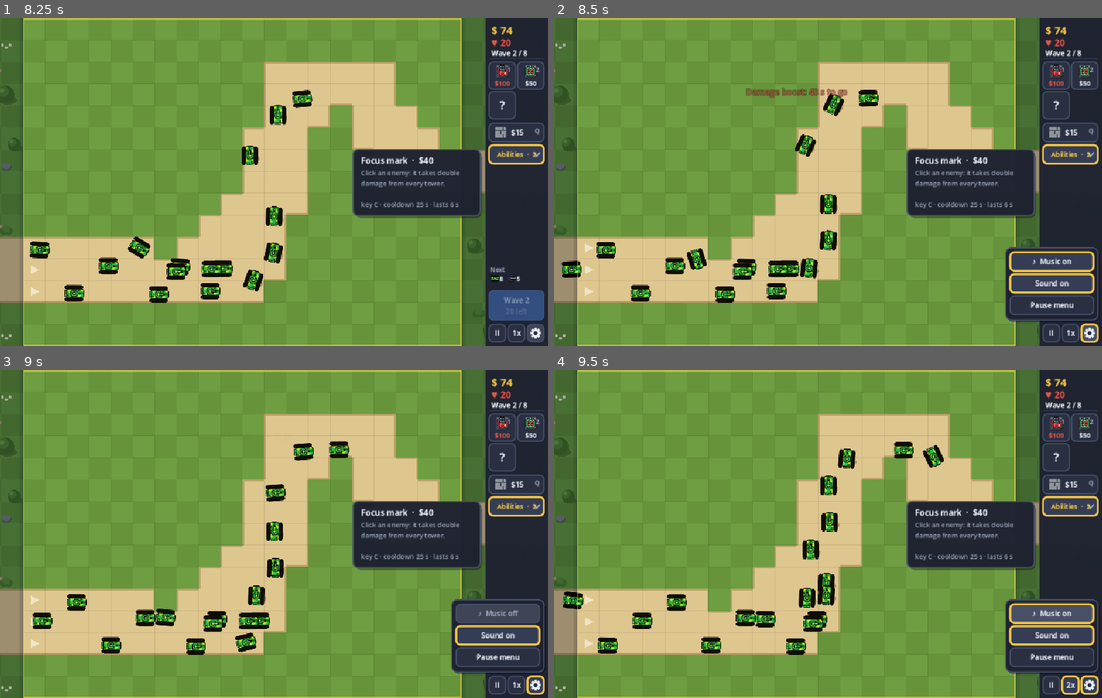
Above: before the commit, frames 1-4 (two rows, left to right).
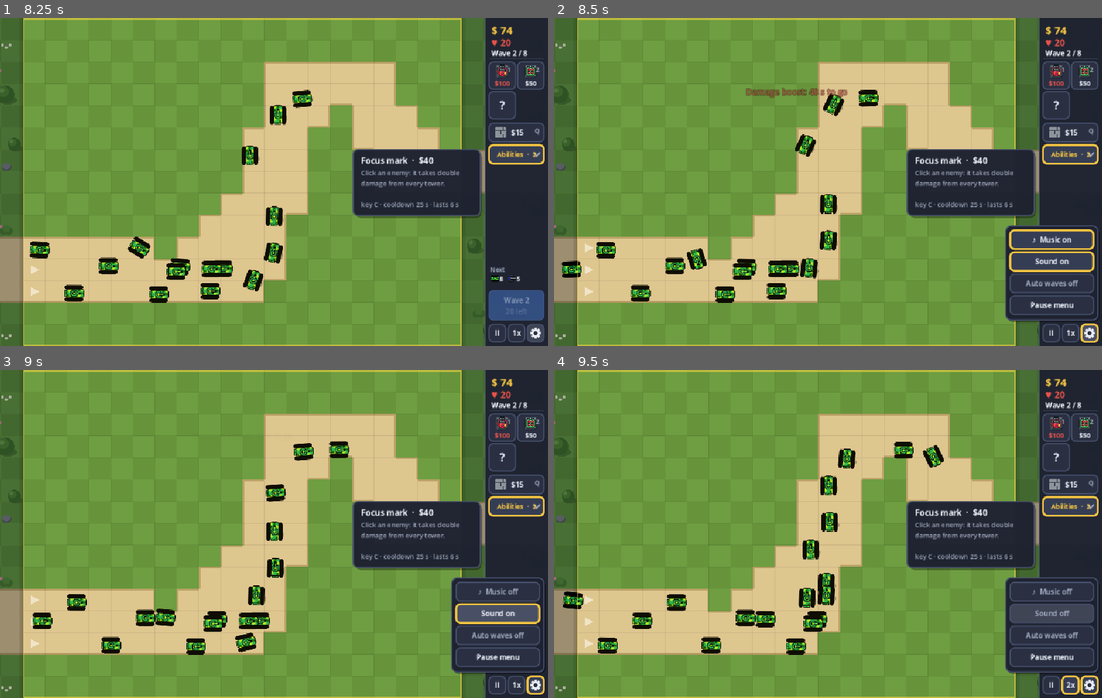
Above: after the commit, the same moments.

Repository: DonnyPlease/tower_defense
Game: Godot game, scene res://scenes/game.tscn
The game is run twice, just before and just after one commit, with the same random seed, the same clock (stepped at 60 frames per second) and the same inputs. This scene is started directly instead of the project's main scene.
Inputs (mouse positions are in pixels of both pictures, inside the frame that each line leads up to):
- Up to frame 1 (8.25 s): tap Enter at 0.5, 7.25 s; move the mouse to (339, 34) at 0.52 s; hold Right 0.53-1.28 s; tap F at 0.6, 1.55, 2.1, 3.05, 4.55, 6.05, 7.55 s; click (339, 34) at 0.67 s; tap Space at 0.77, 1.52, 3.02, 3.77, 4.52, 6.02, 6.77, 7.52, 8 s; tap E at 0.8, 1.35, 2.3, 3.6, 5.3, 6.8 s; move the mouse to (504, 77) at 1.27 s; hold S 1.28-2.03 s; click (504, 77) at 1.42 s; move the mouse to (531, 77) at 2.02 s; hold Right 2.03-2.78 s; click (531, 77) at 2.17 s; move the mouse to (504, 103) at 2.77 s; hold W 2.78-3.53 s; tap Q at 2.85 s; click (504, 103) at 2.92 s; move the mouse to (498, 277) at 3.52 s; hold Left 3.53-5.03 s; click (498, 277) at 3.67 s; tap Escape at 4.15 s; move the mouse to (515, 306) at 4.27 s; tap R at 4.35 s; click (515, 306) at 4.42 s; tap A at 5 s; move the mouse to (498, 277) at 5.02 s; hold S 5.03-5.78 s; tap Z at 5.1 s; click (498, 277) at 5.17 s; move the mouse to (515, 277) at 5.77 s; hold Right 5.78-6.53 s; tap X at 5.85 s; click (515, 277) at 5.92 s; move the mouse to (498, 332) at 6.52 s; hold W 6.53-7.28 s; tap C at 6.6 s; click (498, 332) at 6.67 s; move the mouse to (515, 332) at 7.27 s; hold Right 7.28-8.03 s; tap V at 7.35 s; click (515, 332) at 7.42 s; move the mouse to (537, 332) at 8.02 s; hold S from 8.03 s (still down); tap P at 8.1 s; click (537, 332) at 8.17 s
- Up to frame 2 (8.5 s): keep holding S; tap E at 8.3 s
- Up to frame 3 (9 s): move the mouse to (498, 612) at 8.77 s; release S at 8.78 s; hold Left from 8.78 s (still down); tap M at 8.85 s; click (498, 612) at 8.92 s
- Up to frame 4 (9.5 s): keep holding Left; tap Space at 9.02 s; tap F at 9.05 s

Frame 1 is identical in both runs. In frame 2, 1.6% of the frame differs, in the area x 82-100%, y 63-85%; in frame 3, 1.5%; in frame 4, 1.5%.

Commit message:
Remember the game speed; optional auto waves in the gear menu
The speed last picked is kept in the profile for the next game. With
Auto waves on, the next wave starts by itself 5 s after one is cleared
(the wave button counts down); the first wave still waits for the
player. Both settings survive a profile reset, like the sound.

Co-Authored-By: Claude Opus 5.5 <noreply@anthropic.com>
Claude-Session: https://claude.ai/code/session_017BvZUs3QDPEXzAqvg4PG1U

Diff:
--- a/src/game/profile.gd
+++ b/src/game/profile.gd
@@ -25,6 +25,8 @@
 var tutorial_done: bool = false ## the first-game hints on Meadow were finished or skipped
 var sfx: bool = true
 var music: bool = true
+var speed: int = 1 ## the game speed last picked (1, 2 or 3)
+var auto_waves: bool = false ## start the next wave by itself a few seconds after one is cleared
 var save: WorldSnapshot = null ## game in progress
 
 
@@ -63,12 +65,14 @@
 		DirAccess.rename_absolute(tmp, storage_path)
 
 
-## Starts over (keeping the sound settings).
+## Starts over (keeping the settings: sound, speed, auto waves).
 static func reset() -> Profile:
 	var keep: Profile = load_profile()
 	var p := Profile.new()
 	p.sfx = keep.sfx
 	p.music = keep.music
+	p.speed = keep.speed
+	p.auto_waves = keep.auto_waves
 	save_profile(p)
 	return p
 
@@ -81,7 +85,8 @@
 func to_dict() -> Dictionary:
 	return {
 		"v": VERSION, "stars": stars, "tech": tech.keys(), "free_tech": free_tech.keys(), "endless_best": endless_best,
-		"tutorial_done": tutorial_done, "sfx": sfx, "music": music, "save": save.to_dict() if save != null else null,
+		"tutorial_done": tutorial_done, "sfx": sfx, "music": music, "speed": speed, "auto_waves": auto_waves,
+		"save": save.to_dict() if save != null else null,
 	}
 
 
@@ -99,6 +104,8 @@
 	p.endless_best = JsonRead.int_or(dict.get("endless_best"))
 	p.sfx = dict.get("sfx") != false
 	p.music = dict.get("music") != false
+	p.speed = clampi(JsonRead.int_or(dict.get("speed"), 1), 1, 3)
+	p.auto_waves = dict.get("auto_waves") == true
 	p.save = WorldSnapshot.from_dict(dict.get("save"))
 	# Players from before the tutorial existed have played already.
 	p.tutorial_done = dict.get("tutorial_done") == true or (version == 1 and p.total_stars() > 0)
--- a/src/scenes/game_scene.gd
+++ b/src/scenes/game_scene.gd
@@ -10,6 +10,8 @@
 ## scaled and moved (see field_to_screen()).
 
 const SPEEDS: Array[int] = [1, 2, 3]
+## With auto waves on, how long after a wave is cleared the next one starts.
+const AUTO_WAVE_TICKS: int = 5 * Config.TICK_RATE
 const BLOCK_MESSAGE: Dictionary[World.BlockReason, String] = {
 	World.BlockReason.TERRAIN: "Can't build here",
 	World.BlockReason.OCCUPIED: "Tile taken",
@@ -29,6 +31,7 @@
 var aim: String = ""
 var paused: bool = false
 var speed: int = 1
+var _auto_wave_at: int = -1 ## the tick the next wave starts by itself (-1: not counting down)
 var level_id: String
 var resumed: bool = false
 
@@ -65,6 +68,7 @@
 func _ready() -> void:
 	level_id = Router.launch_level_id
 	var profile: Profile = Profile.load_profile()
+	speed = profile.speed if SPEEDS.has(profile.speed) else 1
 	var endless: bool = level_id == Levels.ENDLESS.id
 	world = World.new(Levels.by_id(level_id), Levels.endless_wave if endless else Callable(),
 		profile.modifiers(), profile.unlocked_towers())
@@ -249,6 +253,40 @@
 
 func toggle_speed() -> void:
 	speed = SPEEDS[(SPEEDS.find(speed) + 1) % SPEEDS.size()]
+	var p: Profile = Profile.load_profile()
+	p.speed = speed
+	Profile.save_profile(p)
+
+
+func auto_waves_on() -> bool:
+	return Profile.load_profile().auto_waves
+
+
+func toggle_auto_waves() -> void:
+	var p: Profile = Profile.load_profile()
+	p.auto_waves = not p.auto_waves
+	Profile.save_profile(p)
+
+
+## Seconds until the next wave starts by itself, or -1 when it won't.
+func auto_wave_seconds() -> int:
+	if _auto_wave_at < 0:
+		return -1
+	return ceili(maxi(0, _auto_wave_at - world.tick) / float(Config.TICK_RATE))
+
+
+## With auto waves on, counts down between waves (once the first was
+## started by hand) and starts the next one.
+func _update_auto_wave() -> void:
+	var waiting: bool = world.status == World.Status.PLAYING and world.wave_index >= 0 \
+		and not world.wave_in_progress() and world.next_wave() != null
+	if not waiting or not auto_waves_on():
+		_auto_wave_at = -1
+	elif _auto_wave_at < 0:
+		_auto_wave_at = world.tick + AUTO_WAVE_TICKS
+	elif world.tick >= _auto_wave_at and not is_modal_open():
+		_auto_wave_at = -1
+		start_wave()
 
 
 func toggle_music() -> void:
@@ -600,6 +638,7 @@
 	if selected_wall != GameMap.NO_TILE and not world.has_wall(selected_wall.x, selected_wall.y):
 		selected_wall = GameMap.NO_TILE
 	_handle_scene_events(world.events)
+	_update_auto_wave()
 	field.handle_events(world.events)
 	field.sync(_alpha)
 	_update_hover_objects()
--- a/src/ui/hud.gd
+++ b/src/ui/hud.gd
@@ -30,6 +30,7 @@
 var music_button: GameButton
 var sfx_button: GameButton
 var quit_button: GameButton
+var auto_button: GameButton
 ## Opens the list of the field orders taken in this game (shown once there is one).
 var orders_button: GameButton
 ## Where the help appears.
@@ -139,7 +140,7 @@
 
 ## The gear menu: music, sound and the pause menu, opening upwards to the left.
 func _build_menu() -> void:
-	var h: float = 3 * 40 + 12
+	var h: float = 4 * 40 + 12
 	_menu = PainterView.new(func(g: CanvasItem, _center: Vector2, _s: float) -> void:
 		Paint.fill_rounded_rect(g, 3, 4, MENU_W, h, 10, Color(0, 0, 0, 0.3))
 		Paint.fill_rounded_rect(g, 0, 0, MENU_W, h, 10, Color(Palette.PANEL, 0.98))
@@ -152,7 +153,9 @@
 	_menu.add_child(music_button)
 	sfx_button = GameButton.new(Rect2(8, 48, MENU_W - 16, 34), "", _host.toggle_sfx).font(13)
 	_menu.add_child(sfx_button)
-	quit_button = GameButton.new(Rect2(8, 88, MENU_W - 16, 34), "Pause menu", func() -> void:
+	auto_button = GameButton.new(Rect2(8, 88, MENU_W - 16, 34), "", _host.toggle_auto_waves).font(13)
+	_menu.add_child(auto_button)
+	quit_button = GameButton.new(Rect2(8, 128, MENU_W - 16, 34), "Pause menu", func() -> void:
 		close_menu()
 		_host.toggle_pause()).font(13)
 	_menu.add_child(quit_button)
@@ -325,6 +328,9 @@
 	elif world.early_bonus_now() > 0:
 		wave_button.set_label("Call wave %d" % (world.wave_index + 2)) \
 			.set_sublabel("+$%d early" % world.early_bonus_now(), Palette.GOLD).set_enabled(true)
+	elif _host.auto_wave_seconds() >= 0:
+		wave_button.set_label("Start wave %d" % (world.wave_index + 2)) \
+			.set_sublabel("auto in %d s" % _host.auto_wave_seconds(), Palette.GOLD).set_enabled(true)
 	else:
 		wave_button.set_label("Start wave %d" % (world.wave_index + 2)) \
 			.set_sublabel("build first!" if world.wave_index < 0 else "Space").set_enabled(true)
@@ -332,6 +338,8 @@
 	speed_button.set_label("%dx" % _host.speed).set_selected(_host.speed > 1)
 	music_button.set_label("♪  Music %s" % ("on" if _host.music_on() else "off"),
 		Palette.TEXT if _host.music_on() else Palette.TEXT_DIM).set_selected(_host.music_on())
+	auto_button.set_label("Auto waves %s" % ("on" if _host.auto_waves_on() else "off"),
+		Palette.TEXT if _host.auto_waves_on() else Palette.TEXT_DIM).set_selected(_host.auto_waves_on())
 	sfx_button.set_label("Sound %s" % ("on" if _host.sfx_on() else "off"),
 		Palette.TEXT if _host.sfx_on() else Palette.TEXT_DIM).set_selected(_host.sfx_on())
 
--- a/tests/smoke/test_game.gd
+++ b/tests/smoke/test_game.gd
@@ -169,6 +169,47 @@
 	expect_false(game.paused, "Esc only pauses when nothing is selected")
 
 
+func test_a_new_game_starts_at_the_speed_last_picked() -> void:
+	var p: Profile = use_profile()
+	p.speed = 3
+	Profile.save_profile(p)
+	var game: GameScene = await open_game("meadow")
+	if game == null:
+		return
+	expect_eq(game.speed, 3)
+	expect_eq(game.hud.speed_button.label_text(), "3x")
+
+
+func test_auto_waves_start_the_next_wave_after_a_pause() -> void:
+	use_profile()
+	var game: GameScene = await open_game("meadow")
+	if game == null:
+		return
+	var hud: Hud = game.hud
+	var w: World = game.world
+	await click_button(hud.menu_button)
+	await frames(10)
+	expect_eq(hud.auto_button.label_text(), "Auto waves off")
+	await click_button(hud.auto_button)
+	expect_eq(hud.auto_button.label_text(), "Auto waves on")
+	expect_true(Profile.load_profile().auto_waves, "saved")
+	await press_key(KEY_ESCAPE)
+	await frames(30)
+	expect_eq(w.wave_index, -1, "the first wave still waits for the player")
+	expect_eq(hud.wave_button.sublabel_text(), "build first!")
+
+	game.speed = 3
+	await click_button(hud.wave_button)
+	# Clear the wave at once.
+	expect_true(await until(func() -> bool:
+		for e: Enemy in w.enemies.duplicate():
+			w.damage_enemy(e, 1e9)
+		return not w.wave_in_progress()), "wave 1 cleared")
+	await frames(2)
+	expect_eq(hud.wave_button.sublabel_text(), "auto in 5 s")
+	expect_true(await until(func() -> bool: return w.wave_index == 1), "wave 2 starts by itself")
+
+
 func test_rail_pause_speed_and_sound_buttons() -> void:
 	use_profile()
 	var game: GameScene = await open_game("meadow")
@@ -181,6 +222,12 @@
 		expect_eq(hud.speed_button.label_text(), label)
 		expect_eq(game.speed, label.to_int())
 		expect_eq(hud.speed_button.is_selected(), label != "1x", label)
+
+	await click_button(hud.speed_button)
+	Profile.forget_cache()
+	expect_eq(Profile.load_profile().speed, 2, "the speed is remembered")
+	await click_button(hud.speed_button)
+	await click_button(hud.speed_button)
 
 	# The sound switches are in the gear menu.
 	expect_false(hud.music_button.is_visible_in_tree(), "the gear menu starts closed")
--- a/tests/unit/test_profile.gd
+++ b/tests/unit/test_profile.gd
@@ -75,6 +75,8 @@
 	w.build("gun", 3, 9)
 	p.save = w.snapshot()
 	p.music = false
+	p.speed = 2
+	p.auto_waves = true
 	Profile.save_profile(p)
 	var stored: Variant = JSON.parse_string(FileAccess.get_file_as_string(profile_path))
 	expect_true(stored is Dictionary)
@@ -85,6 +87,8 @@
 	expect_eq(q.stars["meadow"], 2)
 	expect_false(q.music)
 	expect_true(q.sfx)
+	expect_eq(q.speed, 2)
+	expect_true(q.auto_waves)
 	expect_not_null(q.save)
 	if q.save != null:
 		expect_eq(q.save.level_id, "meadow")
@@ -100,10 +104,14 @@
 		expect_eq(Profile.load_profile().stars.size(), 0, raw)
 
 
-func test_reset_keeps_the_sound_settings() -> void:
+func test_reset_keeps_the_settings() -> void:
 	var p: Profile = Profile.load_profile()
 	p.sfx = false
+	p.speed = 3
+	p.auto_waves = true
 	p.record_win("meadow", 3)
 	var fresh: Profile = Profile.reset()
 	expect_false(fresh.sfx)
+	expect_eq(fresh.speed, 3)
+	expect_true(fresh.auto_waves)
 	expect_eq(fresh.total_stars(), 0)
